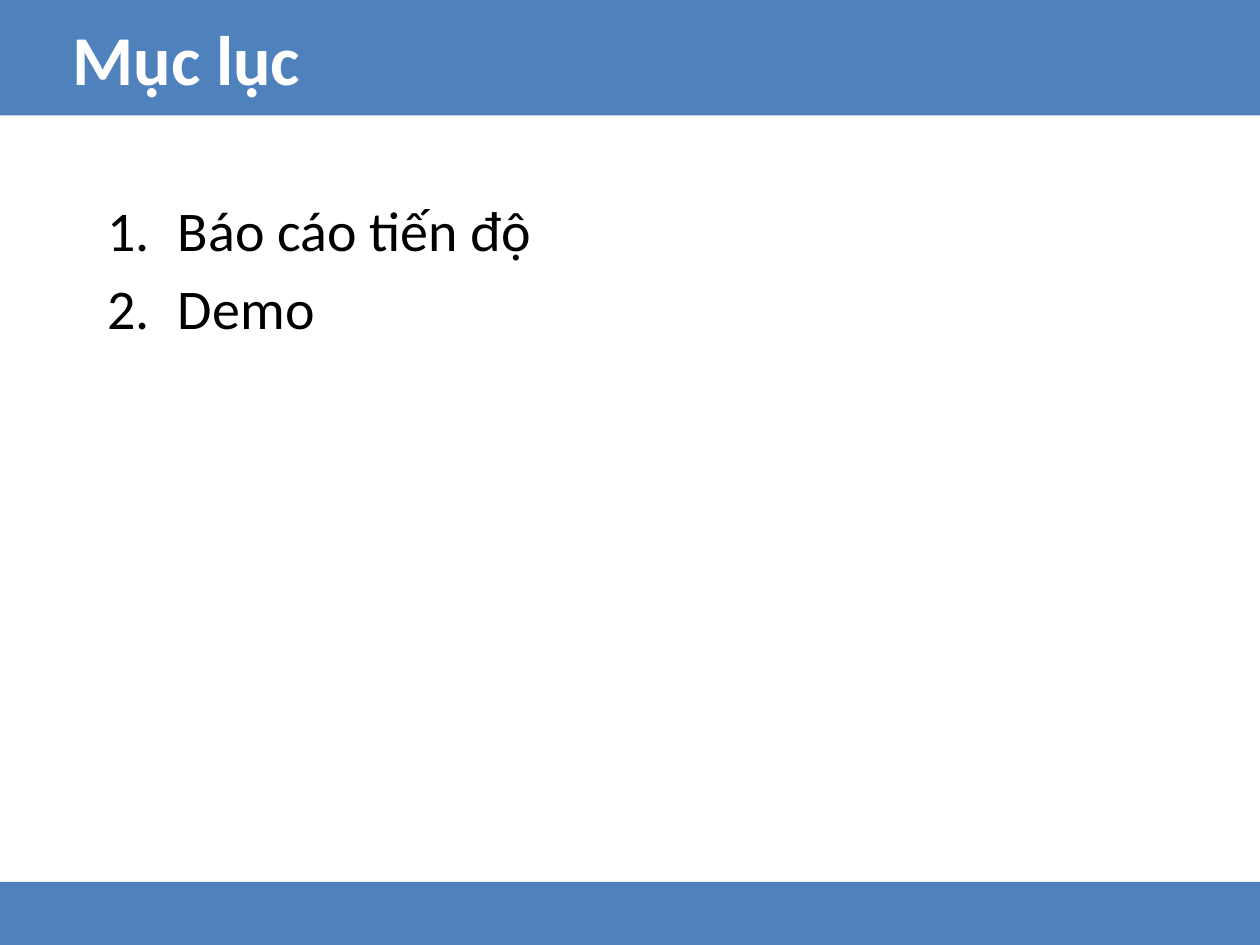
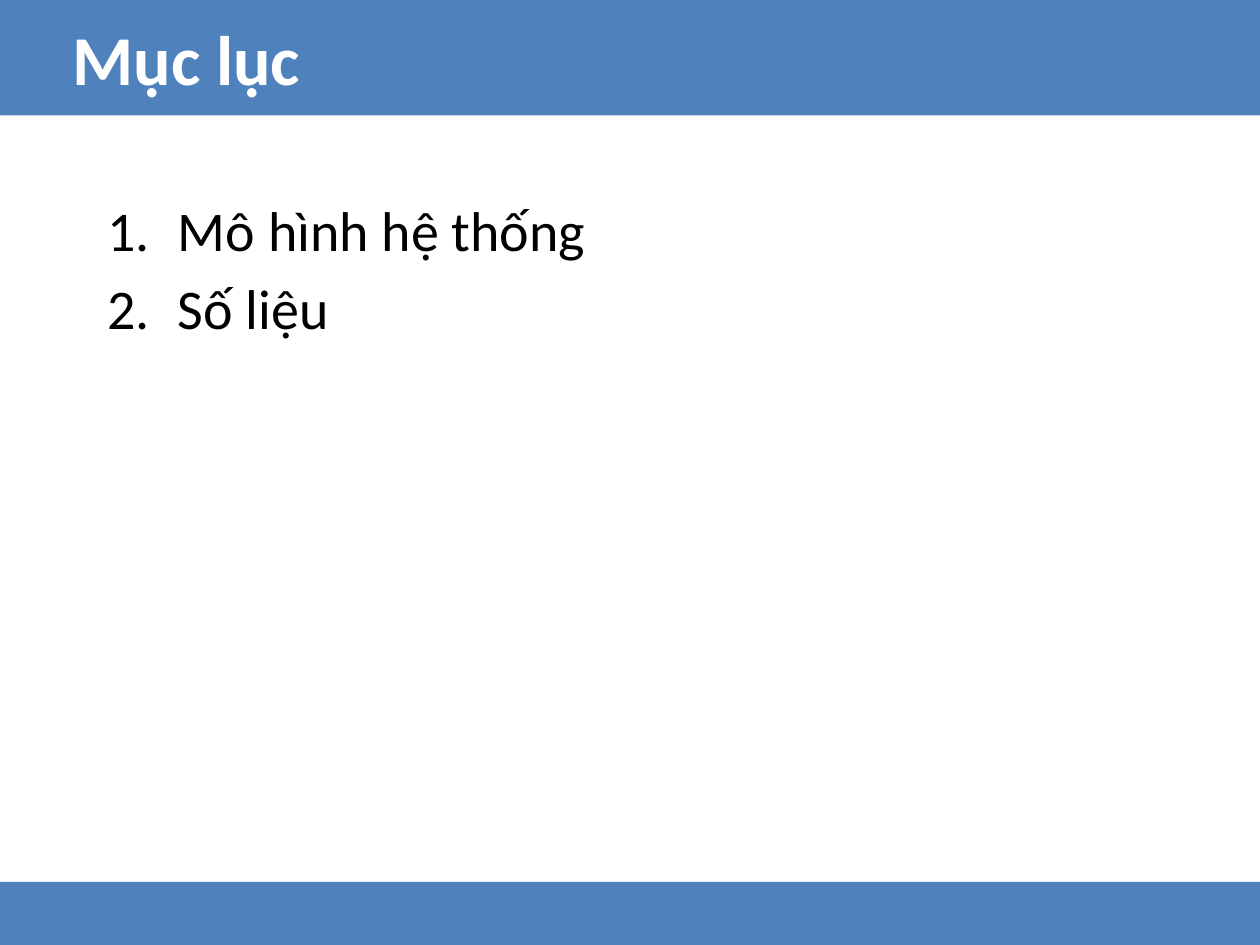
Before and after one commit to hungnd1475/graduate-thesis-hcmut-2015, a slide deck: slide 2 of reports/lvtn/presentation.pptx. Drawn at 1260x945 pixels with LibreOffice and Linux fonts; fonts in the diff are those of the drawing. Boxes give left, top, right and bottom in pixels: in the first picture for what was removed or moved away, otherwise in the second. Text is boxed around its words. In the diff, an @@ line names an element or a change of style, - is before the commit and + after.

```diff
--- a/reports/lvtn/presentation.pptx
+++ b/reports/lvtn/presentation.pptx
@@ text at <box>178,209,585,339</box>: text changed @@
-1. Báo cáo tiến độ
-2. Demo
+1. Mô hình hệ thống
+2. Số liệu
```
Also in this commit, not shown: 7 slides added, 5 slides removed.
